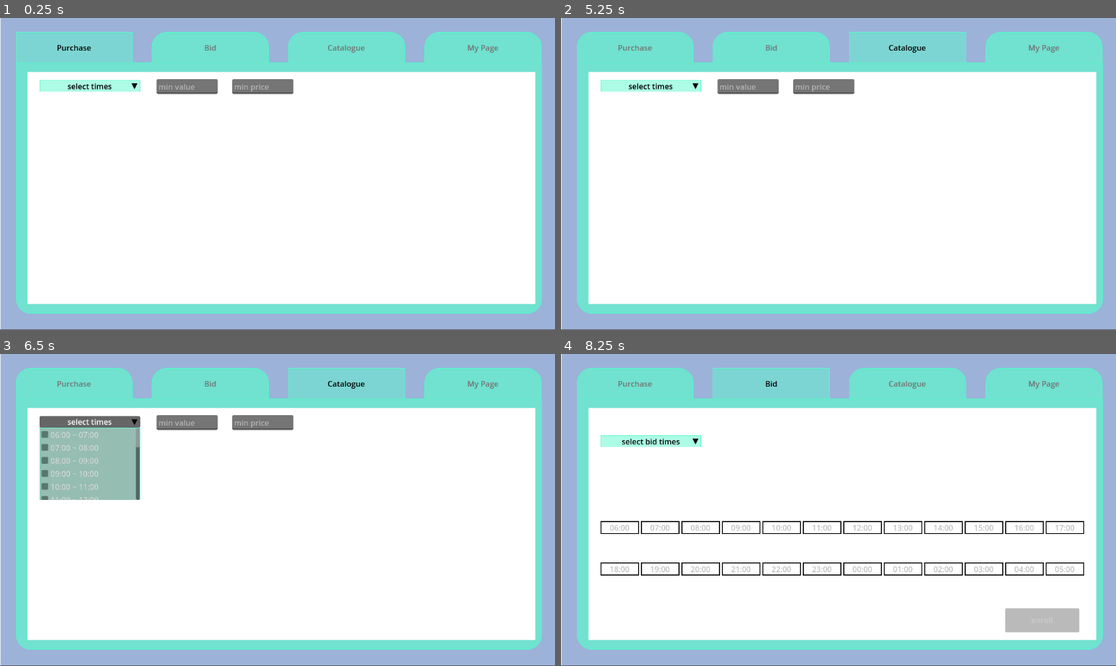
Above: before the commit, frames 1-4 (two rows, left to right).
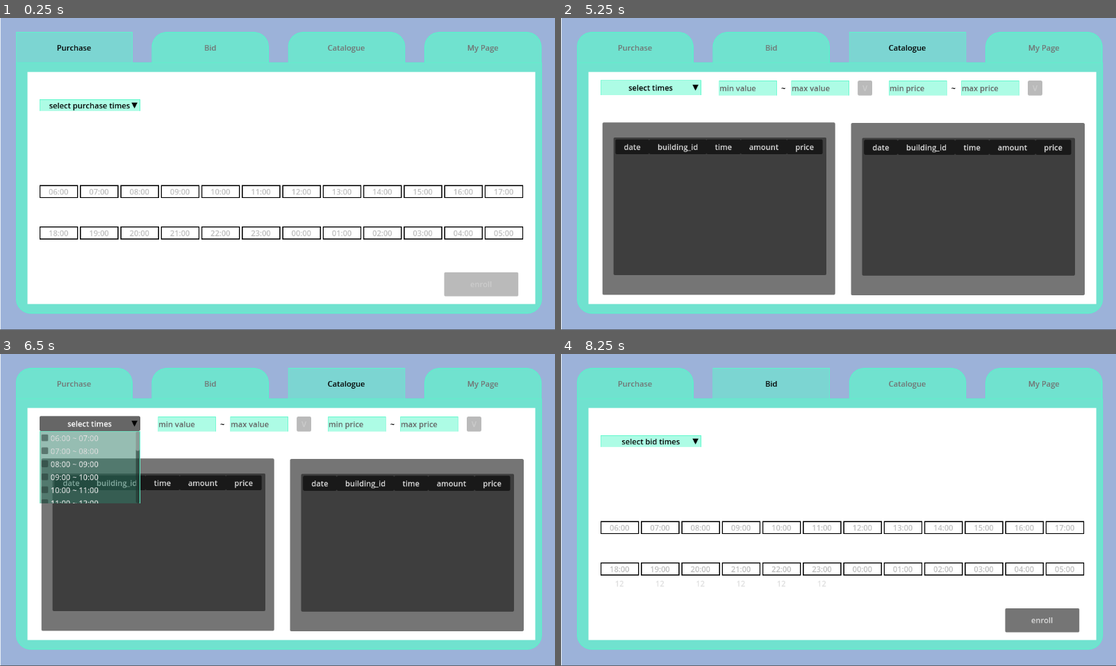
Above: after the commit, the same moments.

Repository: ChanHHaeng/energy_trade_actor
Game: Godot game, scene res://control.tscn
Two runs of this game, one before a commit and one after it. Both use one fixed random seed, a clock stepped at 60 frames per second and the inputs below.
Inputs (mouse positions are in pixels of both pictures, inside the frame that each line leads up to):
- Up to frame 1 (0.25 s): no input
- Up to frame 2 (5.25 s): click "My Page" at 0.5 s; click "Purchase" at 1.25 s; click "Bid" at 2 s; click (622, 248) at 2.77 s; type "12" at 2.85 s; click (660, 248) at 3 s; type "12" at 3.08 s; click (699, 248) at 3.23 s; type "12" at 3.32 s; click (738, 248) at 3.52 s; type "12" at 3.6 s; click (783, 248) at 3.75 s; type "12" at 3.83 s; click (821, 248) at 3.98 s; type "12" at 4.07 s; click (1043, 283) at 4.25 s, where only the run after the commit has a clickable "enroll"; click "Catalogue" at 5 s
- Up to frame 3 (6.5 s): click "select times" at 5.75 s
- Up to frame 4 (8.25 s): click "Purchase" at 6.5 s; click "select purchase times" at 7.25 s; click "Bid" at 8 s

The runs differ from the first frame. In frame 1, 6.1% of the frame differs, in the area x 7-95%, y 19-90%; in frame 2, 49%; in frame 3, 50%, in the area x 7-95%, y 19-89%; in frame 4, 1.0%.
Error before the commit: Unable to iterate on object of type 'Nil'. (res://scripts/Main.gd:19)
Error after the commit: Invalid call. Nonexistent function 'duplicate' in base 'Nil'. (res://catalogue_page.gd:33)

Commit message:
0819

Diff:
--- /dev/null
+++ b/energy-trade-actor-haeng-k/catalogue_page.gd
@@ -0,0 +1,34 @@
+extends Panel
+
+
+func _ready() -> void:
+	pass
+	#visibility_changed.connect(dataset)
+	#
+	#
+	#
+	#
+#func dataset():
+	#print("go")
+
+
+func _on_visibility_changed() -> void:
+	if self.visible:
+		$"../../../HTTPRequest_purchase".request_completed.connect(_purchase_completed)
+		$"../../../HTTPRequest_bid".request_completed.connect(_bid_completed)
+		var purchase_err=$"../../../HTTPRequest_purchase".request("http://192.168.0.6:3000/purchase_data")
+		var bid_err=$"../../../HTTPRequest_bid".request("http://192.168.0.6:3000/bid_data")
+
+
+
+func _bid_completed(a,b,c,d):
+	var jsontext=d.get_string_from_utf8()
+	var result=JSON.parse_string(jsontext)
+	Global.bid_data=result.duplicate(true)
+	$Bidpage_sect/bid.dataset()
+
+func _purchase_completed(a,b,c,d):
+	var jsontext=d.get_string_from_utf8()
+	var result=JSON.parse_string(jsontext)
+	Global.purchase_data=result.duplicate(true)
+	$Purchase_sect/purchase.dataset()
--- a/energy-trade-actor-haeng-k/control.tscn
+++ b/energy-trade-actor-haeng-k/control.tscn
@@ -11,7 +11,12 @@
 [ext_resource type="Script" uid="uid://oh3t85n5p215" path="res://scripts/enroll.gd" id="8_6a6wx"]
 [ext_resource type="Script" uid="uid://bi2hlq57wl1cg" path="res://scripts/values.gd" id="9_pxugv"]
 [ext_resource type="Script" uid="uid://bygtdoyvtfkh4" path="res://scripts/timelist.gd" id="11_pxugv"]
+[ext_resource type="Script" uid="uid://cl06736yiiluv" path="res://catalogue_page.gd" id="11_xvdhi"]
 [ext_resource type="Script" uid="uid://bxj5qautppjun" path="res://min_value.gd" id="12_eh0v1"]
+[ext_resource type="Script" uid="uid://dq7iia31evatj" path="res://insert.gd" id="13_am1vj"]
+[ext_resource type="Script" uid="uid://bo0i1ccdb4mg" path="res://optioncontainer.gd" id="13_oq4si"]
+[ext_resource type="Script" uid="uid://ct1kv1ug7ngtt" path="res://pages.gd" id="14_g31lc"]
+[ext_resource type="Script" uid="uid://dwtkxrat3xd2y" path="res://tree.gd" id="15_knq72"]
 
 [sub_resource type="StyleBoxFlat" id="StyleBoxFlat_6a6wx"]
 bg_color = Color(1, 1, 1, 1)
@@ -55,6 +60,11 @@
 bg_color = Color(1, 1, 1, 1)
 
 [sub_resource type="StyleBoxEmpty" id="StyleBoxEmpty_sky72"]
+
+[sub_resource type="StyleBoxEmpty" id="StyleBoxEmpty_eh0v1"]
+
+[sub_resource type="StyleBoxFlat" id="StyleBoxFlat_oq4si"]
+bg_color = Color(1, 1, 1, 1)
 
 [node name="Control" type="Control"]
 layout_mode = 3
@@ -165,7 +175,6 @@
 theme_override_styles/panel = SubResource("StyleBoxFlat_sky72")
 
 [node name="Purchase page" type="Panel" parent="Panel/Panel"]
-visible = false
 layout_mode = 0
 offset_left = 24.0
 offset_top = 20.0
@@ -1602,19 +1611,21 @@
 [node name="HTTPRequest" type="HTTPRequest" parent="Panel/Panel/Bid page"]
 
 [node name="Catalogue page" type="Panel" parent="Panel/Panel"]
+visible = false
 layout_mode = 0
 offset_left = 24.0
 offset_top = 20.0
 offset_right = 1078.0
 offset_bottom = 502.0
 theme_override_styles/panel = SubResource("StyleBoxFlat_iy58a")
+script = ExtResource("11_xvdhi")
 
 [node name="timelist" type="MenuButton" parent="Panel/Panel/Catalogue page"]
 layout_mode = 0
 offset_left = 25.0
 offset_top = 17.0
 offset_right = 234.0
-offset_bottom = 41.0
+offset_bottom = 48.0
 theme_override_colors/font_color = Color(0, 0, 0, 1)
 theme_override_styles/normal = ExtResource("2_kbped")
 text = "select times"
@@ -1701,40 +1712,168 @@
 [node name="blacktriangle" type="Label" parent="Panel/Panel/Catalogue page/timelist"]
 layout_mode = 0
 offset_left = 191.0
+offset_top = 3.0
 offset_right = 207.0
-offset_bottom = 23.0
+offset_bottom = 26.0
 theme_override_colors/font_color = Color(0, 0, 0, 1)
 text = "▼"
 
 [node name="optioncontainer" type="GridContainer" parent="Panel/Panel/Catalogue page"]
+unique_name_in_owner = true
 layout_mode = 0
 offset_left = 24.0
 offset_top = 52.0
 offset_right = 1015.0
 offset_bottom = 92.0
 columns = 8
-
-[node name="min value" type="LineEdit" parent="Panel/Panel/Catalogue page"]
-layout_mode = 0
-offset_left = 268.0
-offset_top = 15.0
-offset_right = 395.0
-offset_bottom = 46.0
+script = ExtResource("13_oq4si")
+
+[node name="values" type="Control" parent="Panel/Panel/Catalogue page"]
+anchors_preset = 0
+offset_left = 271.0
+offset_top = 18.0
+offset_right = 556.0
+offset_bottom = 48.0
+
+[node name="min value" type="LineEdit" parent="Panel/Panel/Catalogue page/values"]
+layout_mode = 0
+offset_right = 120.0
+offset_bottom = 31.0
+theme_override_colors/font_placeholder_color = Color(0.384314, 0.384314, 0.384314, 1)
+theme_override_colors/font_color = Color(0, 0, 0, 1)
+theme_override_styles/normal = ExtResource("2_kbped")
 script = ExtResource("12_eh0v1")
 
-[node name="min price" type="LineEdit" parent="Panel/Panel/Catalogue page"]
-offset_left = 425.0
-offset_top = 15.0
-offset_right = 552.0
-offset_bottom = 46.0
+[node name="max value" type="LineEdit" parent="Panel/Panel/Catalogue page/values"]
+offset_left = 150.0
+offset_right = 270.0
+offset_bottom = 31.0
+theme_override_colors/font_placeholder_color = Color(0.384314, 0.384314, 0.384314, 1)
+theme_override_colors/font_color = Color(0, 0, 0, 1)
+theme_override_styles/normal = ExtResource("2_kbped")
 script = ExtResource("12_eh0v1")
+
+[node name="insert" type="Button" parent="Panel/Panel/Catalogue page/values"]
+layout_mode = 0
+offset_left = 288.0
+offset_right = 318.0
+offset_bottom = 31.0
+theme_override_colors/font_color = Color(0, 0, 0, 1)
+theme_override_styles/focus = SubResource("StyleBoxEmpty_eh0v1")
+theme_override_styles/normal = ExtResource("2_kbped")
+disabled = true
+text = "V"
+script = ExtResource("13_am1vj")
+
+[node name="Label" type="Label" parent="Panel/Panel/Catalogue page/values"]
+layout_mode = 0
+offset_left = 129.0
+offset_top = 4.0
+offset_right = 139.0
+offset_bottom = 27.0
+theme_override_colors/font_color = Color(0, 0, 0, 1)
+text = "~"
+
+[node name="prices" type="Control" parent="Panel/Panel/Catalogue page"]
+layout_mode = 3
+anchors_preset = 0
+offset_left = 624.0
+offset_top = 18.0
+offset_right = 945.0
+offset_bottom = 48.0
+
+[node name="min price" type="LineEdit" parent="Panel/Panel/Catalogue page/prices"]
+layout_mode = 0
+offset_right = 120.0
+offset_bottom = 31.0
+theme_override_colors/font_placeholder_color = Color(0.384314, 0.384314, 0.384314, 1)
+theme_override_colors/font_color = Color(0, 0, 0, 1)
+theme_override_styles/normal = ExtResource("2_kbped")
+script = ExtResource("12_eh0v1")
+
+[node name="max price" type="LineEdit" parent="Panel/Panel/Catalogue page/prices"]
+offset_left = 150.0
+offset_right = 270.0
+offset_bottom = 31.0
+theme_override_colors/font_placeholder_color = Color(0.384314, 0.384314, 0.384314, 1)
+theme_override_colors/font_color = Color(0, 0, 0, 1)
+theme_override_styles/normal = ExtResource("2_kbped")
+script = ExtResource("12_eh0v1")
+
+[node name="insert" type="Button" parent="Panel/Panel/Catalogue page/prices"]
+layout_mode = 0
+offset_left = 288.0
+offset_right = 318.0
+offset_bottom = 31.0
+theme_override_colors/font_color = Color(0, 0, 0, 1)
+theme_override_styles/focus = SubResource("StyleBoxEmpty_eh0v1")
+theme_override_styles/normal = ExtResource("2_kbped")
+disabled = true
+text = "V"
+script = ExtResource("13_am1vj")
+
+[node name="Label" type="Label" parent="Panel/Panel/Catalogue page/prices"]
+layout_mode = 0
+offset_left = 129.0
+offset_top = 4.0
+offset_right = 139.0
+offset_bottom = 27.0
+theme_override_colors/font_color = Color(0, 0, 0, 1)
+text = "~"
+
+[node name="Purchase_sect" type="Panel" parent="Panel/Panel/Catalogue page"]
+layout_mode = 0
+offset_left = 29.0
+offset_top = 105.0
+offset_right = 512.0
+offset_bottom = 463.0
+script = ExtResource("14_g31lc")
+
+[node name="purchase" type="Tree" parent="Panel/Panel/Catalogue page/Purchase_sect"]
+layout_mode = 0
+offset_left = 23.0
+offset_top = 31.0
+offset_right = 465.0
+offset_bottom = 317.0
+columns = 5
+column_titles_visible = true
+hide_root = true
+select_mode = 1
+script = ExtResource("15_knq72")
+
+[node name="Bidpage_sect" type="Panel" parent="Panel/Panel/Catalogue page"]
+offset_left = 545.0
+offset_top = 106.0
+offset_right = 1030.0
+offset_bottom = 464.0
+script = ExtResource("14_g31lc")
+
+[node name="bid" type="Tree" parent="Panel/Panel/Catalogue page/Bidpage_sect"]
+offset_left = 23.0
+offset_top = 31.0
+offset_right = 465.0
+offset_bottom = 317.0
+columns = 5
+column_titles_visible = true
+hide_root = true
+select_mode = 1
+script = ExtResource("15_knq72")
+
+[node name="My Page page" type="Panel" parent="Panel/Panel"]
+visible = false
+layout_mode = 0
+offset_left = 24.0
+offset_top = 20.0
+offset_right = 1078.0
+offset_bottom = 502.0
+theme_override_styles/panel = SubResource("StyleBoxFlat_oq4si")
 
 [node name="Timer" type="Timer" parent="."]
 wait_time = 5.0
 
-[node name="HTTPRequest_import" type="HTTPRequest" parent="."]
-
-[node name="HTTPRequest_export" type="HTTPRequest" parent="."]
+[node name="HTTPRequest_purchase" type="HTTPRequest" parent="."]
+
+[node name="HTTPRequest_bid" type="HTTPRequest" parent="."]
 
 [node name="HTTPRequest_buildings" type="HTTPRequest" parent="."]
 
@@ -1746,5 +1885,14 @@
 [connection signal="pressed" from="Panel/Panel/Purchase page/purchase_data" to="Panel/Panel/Purchase page/purchase_data" method="_on_pressed"]
 [connection signal="about_to_popup" from="Panel/Panel/Bid page/MenuButton" to="Panel/Panel/Bid page/MenuButton" method="_on_about_to_popup"]
 [connection signal="pressed" from="Panel/Panel/Bid page/bid_data" to="Panel/Panel/Bid page/bid_data" method="_on_pressed"]
+[connection signal="visibility_changed" from="Panel/Panel/Catalogue page" to="Panel/Panel/Catalogue page" method="_on_visibility_changed"]
 [connection signal="about_to_popup" from="Panel/Panel/Catalogue page/timelist" to="Panel/Panel/Catalogue page/timelist" method="_on_about_to_popup"]
+[connection signal="child_entered_tree" from="Panel/Panel/Catalogue page/optioncontainer" to="Panel/Panel/Catalogue page/optioncontainer" method="_on_child_entered_tree"]
+[connection signal="child_entered_tree" from="Panel/Panel/Catalogue page/optioncontainer" to="Panel/Panel/Catalogue page/Purchase_sect" method="_on_optioncontainer_child_entered_tree"]
+[connection signal="child_entered_tree" from="Panel/Panel/Catalogue page/optioncontainer" to="Panel/Panel/Catalogue page/Bidpage_sect" method="_on_optioncontainer_child_entered_tree"]
 [connection signal="child_exiting_tree" from="Panel/Panel/Catalogue page/optioncontainer" to="Panel/Panel/Catalogue page/timelist" method="_on_optioncontainer_child_exiting_tree"]
+[connection signal="child_exiting_tree" from="Panel/Panel/Catalogue page/optioncontainer" to="Panel/Panel/Catalogue page/optioncontainer" method="_on_child_exiting_tree"]
+[connection signal="child_exiting_tree" from="Panel/Panel/Catalogue page/optioncontainer" to="Panel/Panel/Catalogue page/Purchase_sect" method="_on_optioncontainer_child_exiting_tree"]
+[connection signal="child_exiting_tree" from="Panel/Panel/Catalogue page/optioncontainer" to="Panel/Panel/Catalogue page/Bidpage_sect" method="_on_optioncontainer_child_exiting_tree"]
+[connection signal="pressed" from="Panel/Panel/Catalogue page/values/insert" to="Panel/Panel/Catalogue page/values/insert" method="_on_pressed"]
+[connection signal="pressed" from="Panel/Panel/Catalogue page/prices/insert" to="Panel/Panel/Catalogue page/prices/insert" method="_on_pressed"]
--- /dev/null
+++ b/energy-trade-actor-haeng-k/insert.gd
@@ -0,0 +1,31 @@
+extends Button
+
+var min:int
+var max:int
+@onready var optionscene=load("res://option.tscn")
+
+func possible_check():
+	if get_parent().get_child(0).correct_form and get_parent().get_child(1).correct_form:
+		if int(get_parent().get_child(0).text)<=int(get_parent().get_child(1).text):
+			disabled=false
+		else:
+			disabled=true
+	else:
+		disabled=true
+
+
+func _on_pressed() -> void:
+	print(%optioncontainer.get_children())
+	if $"../../optioncontainer".get_node(str(get_parent().name)):
+		print("gogogo")
+		$"../../optioncontainer".get_node(str(get_parent().name)).free()
+	var option=optionscene.instantiate()
+	min=int(get_parent().get_child(0).text)
+	max=int(get_parent().get_child(1).text)
+	option.name=get_parent().name
+	print(option.name)
+	option.text=" "+option.name+" "+str(min)+"~"+str(max)
+	option.custom_minimum_size.x=option.get_minimum_size().x+30
+	option.status=option.options[str(option.name)]
+	$"../../optioncontainer".add_child(option)
+	print(%optioncontainer.get_children())
--- a/energy-trade-actor-haeng-k/min_value.gd
+++ b/energy-trade-actor-haeng-k/min_value.gd
@@ -1,5 +1,21 @@
 extends LineEdit
 
-
+var prev_text=""
+var correct_form=false
 func _ready() -> void:
 	placeholder_text=self.name
+	text_changed.connect(texts_changed)
+
+
+func texts_changed(new_text):
+	if text=="":
+		prev_text=text
+		correct_form=false
+	elif not text.is_valid_int():
+		self.text=prev_text
+		caret_column = text.length()
+		correct_form=false
+	else:
+		prev_text=text
+		correct_form=true
+	$"../insert".possible_check()
--- a/energy-trade-actor-haeng-k/option.gd
+++ b/energy-trade-actor-haeng-k/option.gd
@@ -1,8 +1,12 @@
 extends Label
 
 enum options {
+	time,
+	values,
+	prices
+}
 
-}
+var status:options
 
 func _on_suicide_button_pressed() -> void:
 	queue_free()
--- /dev/null
+++ b/energy-trade-actor-haeng-k/optioncontainer.gd
@@ -0,0 +1,37 @@
+extends GridContainer
+
+
+var timeoption=[]
+var value_min=0
+var value_max=10000000
+var price_min=0
+var price_max=10000000
+
+
+
+
+
+func _on_child_entered_tree(node: Node) -> void:
+	match node.status:
+		0:
+			timeoption.append(int(str(node.name)[1]))
+		1:
+			value_min=$"../values/insert".min
+			value_max=$"../values/insert".max
+		2:
+			price_min=$"../prices/insert".min
+			price_max=$"../prices/insert".max
+
+
+
+
+func _on_child_exiting_tree(node: Node) -> void:
+	match node.status:
+		0:
+			timeoption.erase(int(str(node.name)[1]))
+		1:
+			value_min=0
+			value_max=1000000
+		2:
+			price_min=0
+			price_max=1000000
--- /dev/null
+++ b/energy-trade-actor-haeng-k/pages.gd
@@ -0,0 +1,9 @@
+extends Panel
+
+
+func _on_optioncontainer_child_entered_tree(node: Node) -> void:
+	get_child(0).dataset()
+
+
+func _on_optioncontainer_child_exiting_tree(node: Node) -> void:
+	get_child(0).dataset()
--- a/energy-trade-actor-haeng-k/scripts/Main.gd
+++ b/energy-trade-actor-haeng-k/scripts/Main.gd
@@ -2,29 +2,12 @@
 
 
 func _ready():
-
-	$HTTPRequest_import.request_completed.connect(_on_import_completed)
-	$HTTPRequest_export.request_completed.connect(_on_export_completed)
 	$HTTPRequest_buildings.request_completed.connect(_on_building_completed)
 	var err_build=$HTTPRequest_buildings.request("http://192.168.0.6:3000/buildings")
-	var err=$HTTPRequest_import.request("http://192.168.0.6:3000/purchase_data")
-	var err2=$HTTPRequest_export.request("http://192.168.0.6:3000/bid_data")
-
-
-
-func _on_import_completed(a,b,c,d):
-	var jsontext=d.get_string_from_utf8()
-	var parse_result=JSON.parse_string(jsontext)
-
-	for i in parse_result:
-		print(i)
-		#Global.import_data.append(i)
-
-func _on_export_completed(a,b,c,d):
-	var jsontext=d.get_string_from_utf8()
-	print(jsontext)
+	var now=Time.get_datetime_string_from_system()
+	print(now)
 
 
 func _on_building_completed(a,b,c,d):
 	var jsontext=d.get_string_from_utf8()
-	print(jsontext)
+	#print(jsontext)
--- a/energy-trade-actor-haeng-k/scripts/button.gd
+++ b/energy-trade-actor-haeng-k/scripts/button.gd
@@ -5,6 +5,11 @@
 #@export var tween_time: float = 0.12
 
 
+func _ready() -> void:
+	if Global.building_id==0 and name=="My Page":
+		self.text="master"
+
+
 func _on_toggled(toggled_on: bool) -> void:
 
 	get_node("../../Panel/"+self.name+" page").visible=toggled_on
--- a/energy-trade-actor-haeng-k/scripts/enroll.gd
+++ b/energy-trade-actor-haeng-k/scripts/enroll.gd
@@ -32,7 +32,7 @@
 				"building_id"=Global.building_id,
 				"start_time"=time,
 				"bid"=$"../GridContainer".get_child(index+12).text,
-				"value"=$"../GridContainer".get_child(index+24).text
+				"price"=$"../GridContainer".get_child(index+24).text
 			}
 		else:
 			body= {
@@ -40,7 +40,7 @@
 				"building_id"=Global.building_id,
 				"start_time"=time,
 				"purchase"=$"../GridContainer".get_child(index+12).text,
-				"value"=$"../GridContainer".get_child(index+24).text
+				"price"=$"../GridContainer".get_child(index+24).text
 			}
 		body_array.append(body)
 
--- a/energy-trade-actor-haeng-k/scripts/global.gd
+++ b/energy-trade-actor-haeng-k/scripts/global.gd
@@ -1,14 +1,16 @@
 extends Node
 
 
-var import_data=[]
+var purchase_data=[]
 
-var export_data=[]
+var bid_data=[]
 
 
 var date="2025-08-08"
 
 var building_id=1
+
+var now=13
 
 
 var TimeSlots = [
--- a/energy-trade-actor-haeng-k/scripts/timelist.gd
+++ b/energy-trade-actor-haeng-k/scripts/timelist.gd
@@ -13,11 +13,10 @@
 	get_popup().set_item_checked(index, !get_popup().is_item_checked(index))
 	if get_popup().is_item_checked(index):
 		var option=optionscene.instantiate()
-		option.text=get_popup().get_item_text(index)
+		option.text="  "+get_popup().get_item_text(index)
 		option.name=get_popup().get_item_text(index)
-		print(option.get_minimum_size().x)
 		option.custom_minimum_size.x=option.get_minimum_size().x+30
-		print(option.get_minimum_size().x)
+		option.status=0
 		$"../optioncontainer".add_child(option)
 	elif !get_popup().is_item_checked(index):
 		#$"../optioncontainer".get_node(get_popup().get_item_text(index)).queue_free()
--- /dev/null
+++ b/energy-trade-actor-haeng-k/tree.gd
@@ -0,0 +1,33 @@
+extends Tree
+
+
+func _ready() -> void:
+	set_column_title(0,"date")
+	set_column_title(1,"building_id")
+	set_column_title(2,"time")
+	set_column_title(3,"amount")
+	set_column_title(4,"price")
+
+	#root=create_item()
+
+
+
+
+func dataset() ->void:
+	clear()
+	var root=create_item()
+	var results
+	if self.name=="purchase":
+		results=Global.purchase_data
+	else:
+		results=Global.bid_data
+	for result in results:
+		if (int(result["start_time"]) in %optioncontainer.timeoption) or len(%optioncontainer.timeoption)==0:
+			if %optioncontainer.value_min<=result[str(self.name)] and result[str(self.name)]<=%optioncontainer.value_max:
+				if %optioncontainer.price_min<=result["price"] and result["price"]<=%optioncontainer.price_max:
+					var item=create_item(root)
+					item.set_text(0,result["date"])
+					item.set_text(1,str(result["building_id"]))
+					item.set_text(2,str(int(result["start_time"])))
+					item.set_text(3,str(result[str(self.name)]))
+					item.set_text(4,str(result["price"]))
Not shown, added: energy-trade-actor-haeng-k/catalogue_page.gd.uid
Not shown: 1 places in energy-trade-actor-haeng-k/control.tscn that only renumber resources
Not shown, added: energy-trade-actor-haeng-k/insert.gd.uid
Not shown, added: energy-trade-actor-haeng-k/optioncontainer.gd.uid
Not shown, added: energy-trade-actor-haeng-k/pages.gd.uid
Not shown, added: energy-trade-actor-haeng-k/tree.gd.uid
Not shown, changed: 개발일지.txt
